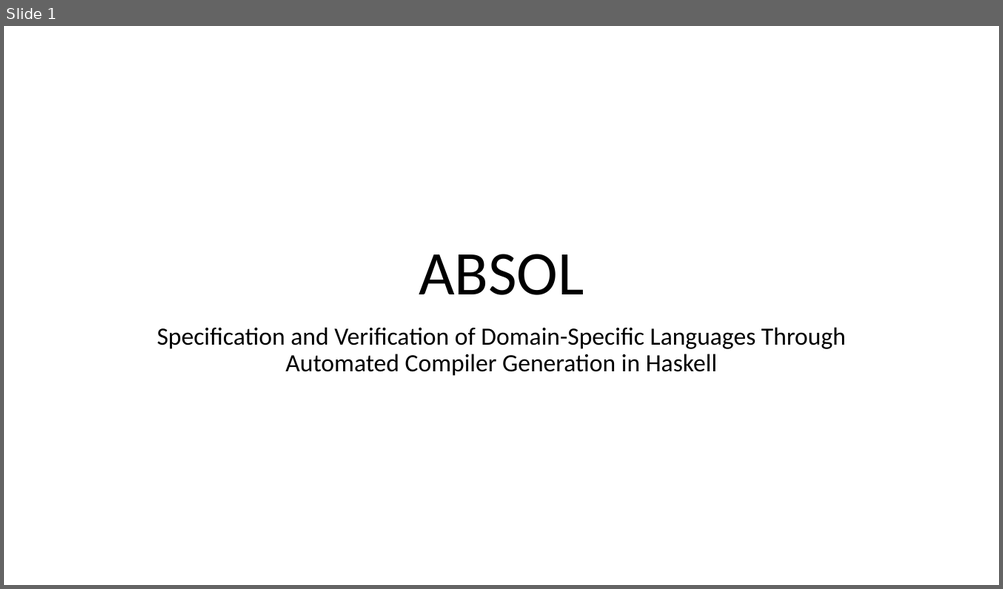
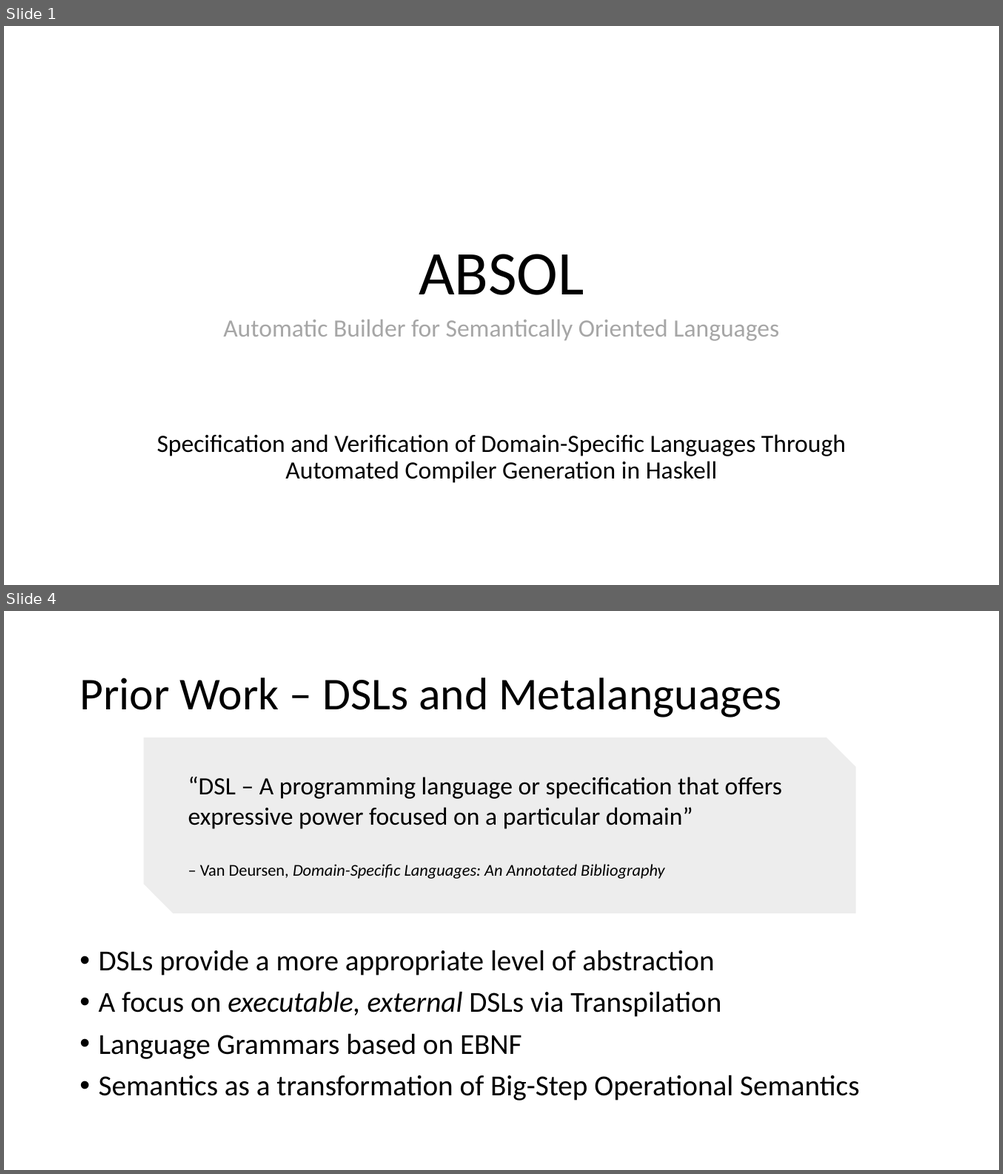
Before and after one commit to iamrecursion/absol, a slide deck: doc/demonstration_of_progress/ABSOL.pptx. Shown one above the other, each under a label of ours: slide 1 before the commit, slides 1 and 4 after it; the slides between them are not shown. The pictures are 1003x589 and 1003x1174 pixels, drawn with LibreOffice and Linux fonts; fonts in the diff are those of the drawing; background and template pictures are left out. Boxes give left, top, right and bottom in pixels: in the first picture for what was removed or moved away, otherwise in the second. Text is boxed around its words. In the diff, an @@ line names an element or a change of style, - is before the commit and + after.

```diff
--- a/doc/demonstration_of_progress/ABSOL.pptx
+++ b/doc/demonstration_of_progress/ABSOL.pptx
@@ slide 4 added at [4, 611, 999, 1170], background #FFFFFF @@
@@ title added at [79, 678, 781, 718], 44 pt, text #000000 @@
+Prior Work – DSLs and Metalanguages
@@ snip diag rect added at [144, 738, 855, 914], fill #EDEDED @@
@@ text added at [188, 777, 782, 879], 24 pt, text #000000 @@
+“DSL – A programming language or specification that offers expressive power focused on a particular domain”
+– Van Deursen, Domain-Specific Languages: An Annotated Bibliography
@@ text added at [99, 950, 859, 1101], 28 pt, text #000000 @@
+• DSLs provide a more appropriate level of abstraction
+• A focus on executable, external DSLs via Transpilation
+• Language Grammars based on EBNF
+• Semantics as a transformation of Big-Step Operational Semantics
@@ slide 1 changed as well @@
@@ text added at [223, 320, 779, 341], 24 pt, text #A6A6A6 @@
+Automatic Builder for Semantically Oriented Languages
@@ subtitle "Specification and Verification of Domain-Specific ...": place and size @@
-subtitle "Specification and Verification of Domain-Specific ..." at [157, 327, 845, 376]
+subtitle "Specification and Verification of Domain-Specific ..." at [157, 434, 845, 483]
```
Also in this commit, not shown: 2 other slides changed, 6 other slides added, 3 slides removed, 7 other files.
